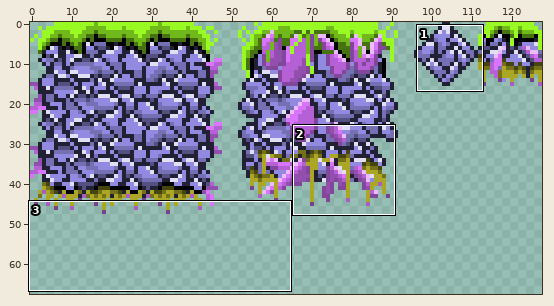
Pixel-art file: assets/images/projects/tilemap-overworld.aseprite. Above, an overview of the earlier version with the close-up marked.
Close-up. Before the edit:
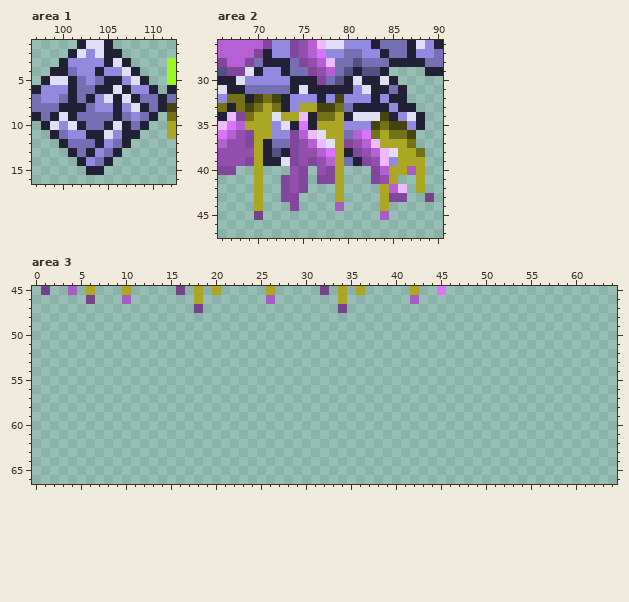
128x128 pixels, 1 frame. Shown: area 1: x 97..112, y 1..16; area 2: x 66..90, y 26..47; area 3: x 0..64, y 45..66. The wide view leaves out empty margins.
New version:
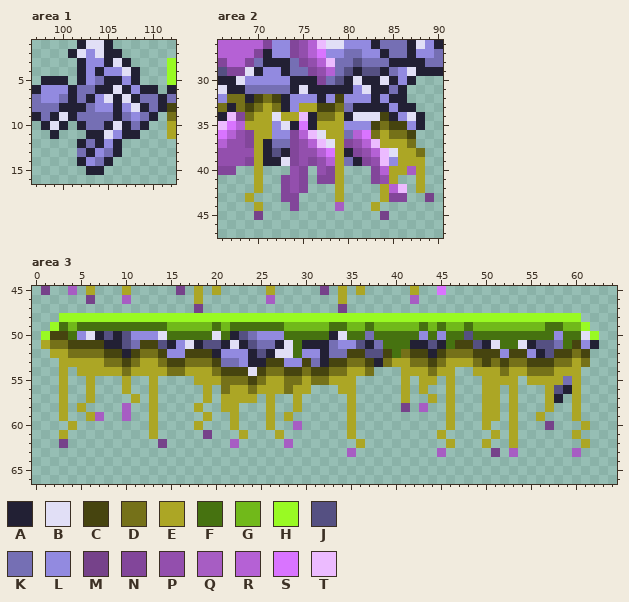
Palette (. is transparent): A #222034  B #e1dff6  C #46440f  D #757119  E #aca625  F #467210  G #71b91a  H #99fa23  J #555082  K #756fb4  L #928ae0  M #76428a  N #82469a  P #934fad  Q #a75dc3  R #b561d5  S #d974ff  T #ecbbff
Difference:
--- area 1
@@ x 97..112 @@
  2 ....ABLBAA......
- 3 ...ALLLLABA....H
- 4 ..AAKLLALLBA...H
- 5 .ABBAKLKAALBA..H
- 6 ALLLAKKAABALLA.A
+ 3 .....ALLABA....H
+ 4 .....ALALLBA...H
+ 5 .AAA.ALKAALA...H
+ 6 ALLLAKKAABALAA.A
  7 KLLKAKALBABAKKAK
@@ x 97..112 @@
  9 AKABAKKKKAKLKA.D
-10 .ABLBAKKABAKA..E
-11 ..AKLLAABLAA...E
-12 ...AKKKALKA.....
-13 ....AKALKA......
+10 .ABA.AKKABAKA..E
+11 ..A...AABLAA...E
+12 .....AKALA......
+13 .....KALKA......
 14 .....ALKA.......
--- area 2
@@ x 83..90 @@
 28 KKAAAAKK
-29 JA....AA
-30 ABA.....
+29 JAKLBAAA
+30 ABALA...
 31 AAKA....
@@ x 66..90 @@
 42 ....E..NPN...E....ERT.E..
-43 ....E..NN....E....ENN..M.
-44 ....E...N....Q....E......
-45 ....M.............Q......
+43 ...E...NN....E....ENN..M.
+44 ....E...N....Q...E.......
+45 ....M.............M......
 46 .........................
--- area 3
@@ x 0..64 @@
 47 ..................M...............M..............................
-48 .................................................................
-49 .................................................................
-50 .................................................................
-51 .................................................................
-52 .................................................................
-53 .................................................................
-54 .................................................................
-55 .................................................................
-56 .................................................................
-57 .................................................................
-58 .................................................................
-59 .................................................................
-60 .................................................................
-61 .................................................................
-62 .................................................................
-63 .................................................................
+48 ...HHHHHHHHHHHHHHHHHHHHHHHHHHHHHHHHHHHHHHHHHHHHHHHHHHHHHHHHHH....
+49 ..HFGFFFFFFFFFFGGGGGFGFFFFFFGGGGGFFGGFGGGGGFGFGGFGGGGGGGGFFGGH...
+50 .HCCFLBAJAJLLLBFFFFFBFAJKLLLFFFFFABFFKFFFFFLFLFFJFFFFFFFFFLFFBH..
+51 .EDDCCCCAAJKCCJALBAJJABAJKKABFAAAKLLJAKFFFAAJAFCCJABFFBAJJKFCLA..
+52 ..EEDDDDCCACDDCLLCCCALLLAJABBFLLAKKCCJJCFDCCACDDDCCCLCCLAJCCDC...
+53 ...EEEEEDDCDEEDCCDDDCKKLAACCLLCKACCDDCADEEDDCDEEEDCDCDDCCCDDED...
+54 ...E.EEEEEDEEEEDDEEEDCCCBCDDCCDCCDDEED...EEEDEE..EEEDEEDDDEEE....
+55 ...E..E...E..E....EEEDDDCDEEDDEDDEEE.....E.EE.E...EEEE.EEEEKE....
+56 ...E..E...E..E.....E.DEEDEEEDEE...EE.....E.E..E...EE.E...EJAE....
+57 ...E..E....E.E.....E.EEEE.E..E.....E.....E..E.E...EE.E...EA.E....
+58 ...E.E....Q..E....E..EE...E..E.....E.....M.Q..E...EE.E...E..E....
+59 ...E..EQ..Q..E.....E..E...E.E......E..........E...EE.E..E...E....
+60 ....E........E....E...E...E..Q.....E..........E...E..E...M...E...
+61 ...E.........E.....M...E...E.......E.........E.....E.E......E....
+62 ...M..........M.......Q.....Q.......E.........E...E..E.......E...
+63 ...................................Q.........Q.....M.Q......Q....
 64 .................................................................
